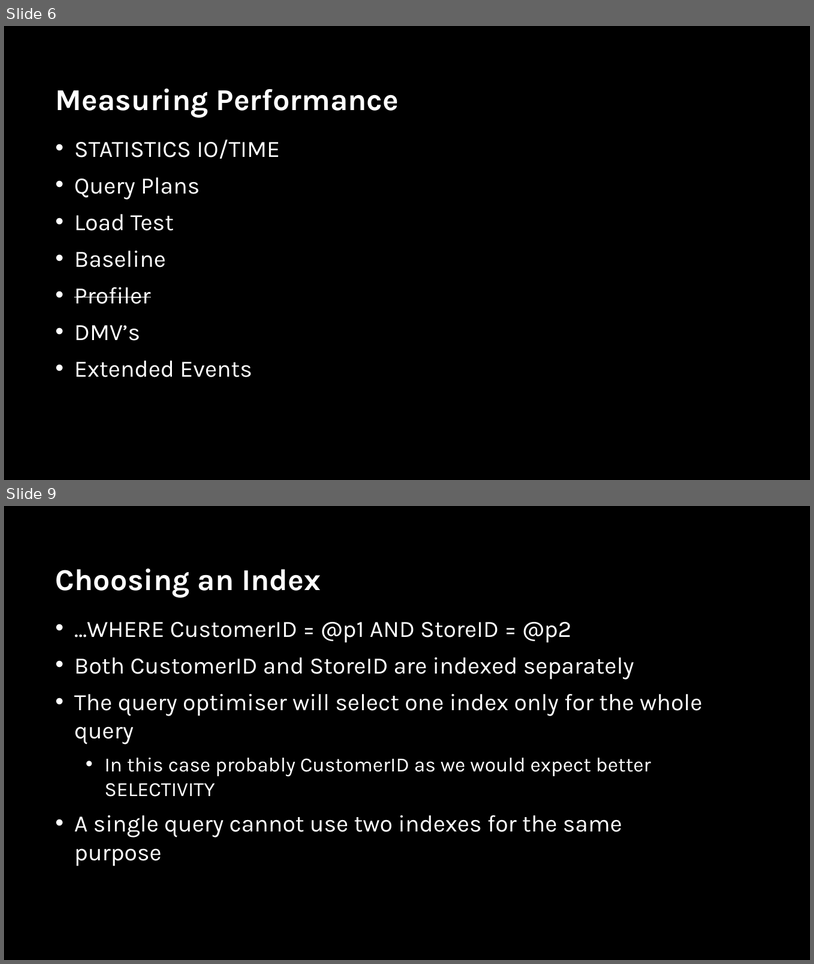
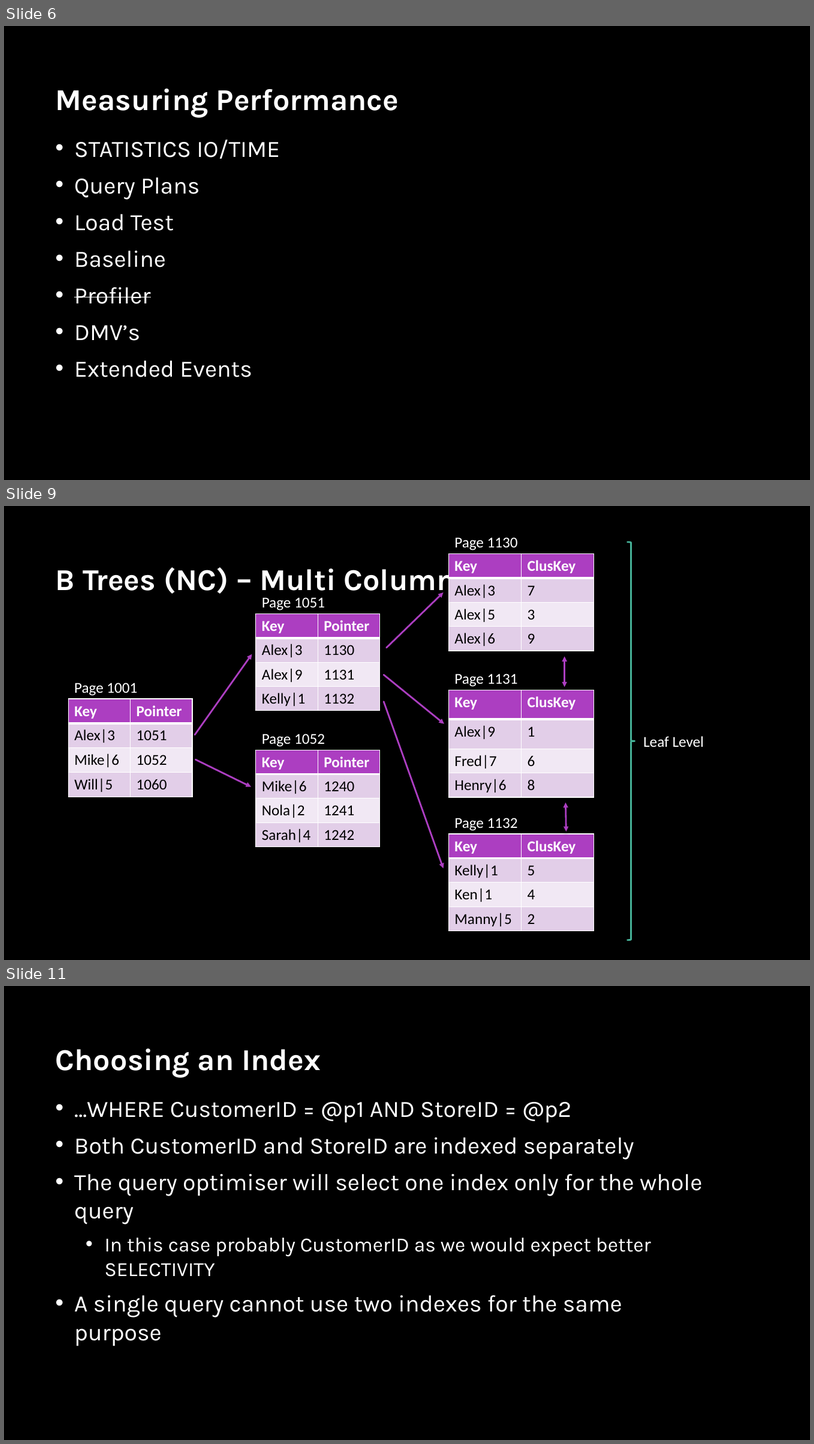
Before and after one commit to sabinio/SQLTraining, a slide deck: Slides/4. Performance.pptx. Shown one above the other, each under a label of ours: slides 6 and 9 before the commit, slides 6, 9 and 11 after it; the slides between them are not shown. The pictures are 814x964 and 814x1444 pixels, drawn with LibreOffice and Linux fonts; fonts in the diff are those of the drawing; background and template pictures are left out. Boxes give left, top, right and bottom in pixels: in the first picture for what was removed or moved away, otherwise in the second. Text is boxed around its words. In the diff, an @@ line names an element or a change of style, - is before the commit and + after.

```diff
--- a/Slides/4. Performance.pptx
+++ b/Slides/4. Performance.pptx
@@ slide 9 added at [4,506,810,960], background picture (left out) @@
@@ text added at [455,537,518,550], 18 pt, text #FFFFFF @@
+Page 1130
@@ right brace added at [628,541,635,940], outline #46B298 2 pt @@
@@ table added at [449,554,594,651], 4 rows, 2 columns @@
+Key | ClusKey
+Alex|3 | 7
+Alex|5 | 3
+Alex|6 | 9
@@ title added at [56,562,456,597], 36 pt, text #FFFFFF, bold @@
+B Trees (NC) – Multi Column
@@ arrow added from (387, 648) to (444, 592), #AC3EC1 2 pt @@
@@ table added at [256,613,381,711], 4 rows, 2 columns @@
+Key | Pointer
+Alex|3 | 1130
+Alex|9 | 1131
+Kelly|1 | 1132
@@ text added at [262,597,325,610], 18 pt, text #FFFFFF @@
+Page 1051
@@ arrow added from (195, 735) to (252, 654), #AC3EC1 2 pt @@
@@ double arrow added from (565, 656) to (565, 687), #AC3EC1 2 pt @@
@@ text added at [74,682,137,696], 18 pt, text #FFFFFF @@
+Page 1001
@@ arrow added from (384, 675) to (444, 724), #AC3EC1 2 pt @@
@@ text added at [455,673,518,687], 18 pt, text #FFFFFF @@
+Page 1131
@@ table added at [68,699,193,795], 4 rows, 2 columns @@
+Key | Pointer
+Alex|3 | 1051
+Mike|6 | 1052
+Will|5 | 1060
@@ arrow added from (384, 702) to (444, 868), #AC3EC1 2 pt @@
@@ table added at [449,690,594,797], 4 rows, 2 columns @@
+Key | ClusKey
+Alex|9 | 1
+Fred|7 | 6
+Henry|6 | 8
@@ text added at [262,733,325,747], 18 pt, text #FFFFFF @@
+Page 1052
@@ text added at [644,736,704,747], 18 pt, text #FFFFFF @@
+Leaf Level
@@ table added at [256,750,381,847], 4 rows, 2 columns @@
+Key | Pointer
+Mike|6 | 1240
+Nola|2 | 1241
+Sarah|4 | 1242
@@ arrow added from (196, 759) to (251, 787), #AC3EC1 2 pt @@
@@ double arrow added from (566, 802) to (567, 831), #AC3EC1 2 pt @@
@@ text added at [455,817,518,831], 18 pt, text #FFFFFF @@
+Page 1132
@@ table added at [449,834,594,931], 4 rows, 2 columns @@
+Key | ClusKey
+Kelly|1 | 5
+Ken|1 | 4
+Manny|5 | 2
@@ what was slide 9 is now slide 11 @@
```
Also in this commit, not shown: 9 slides changed, 6 other slides added.
